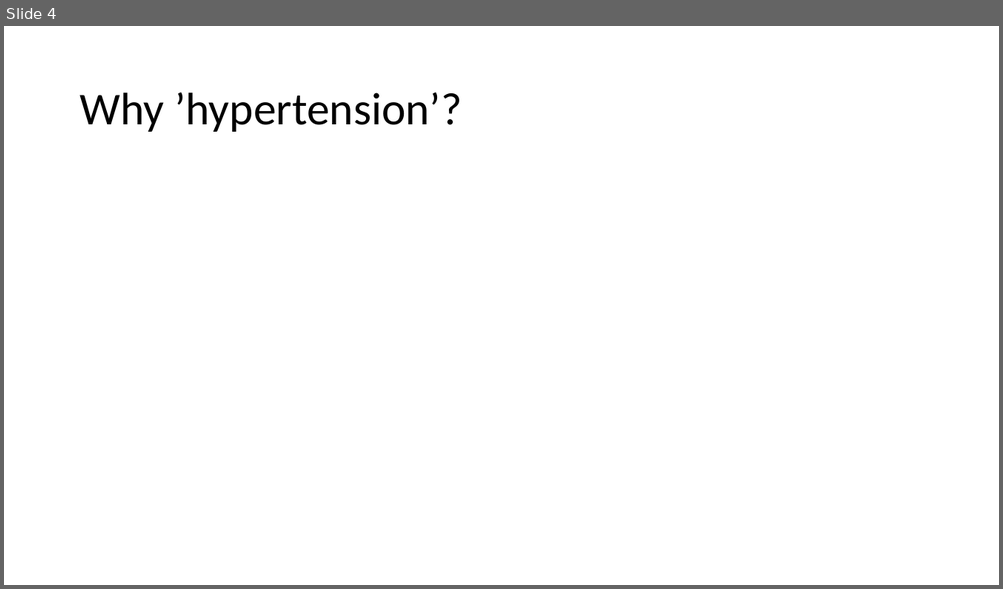
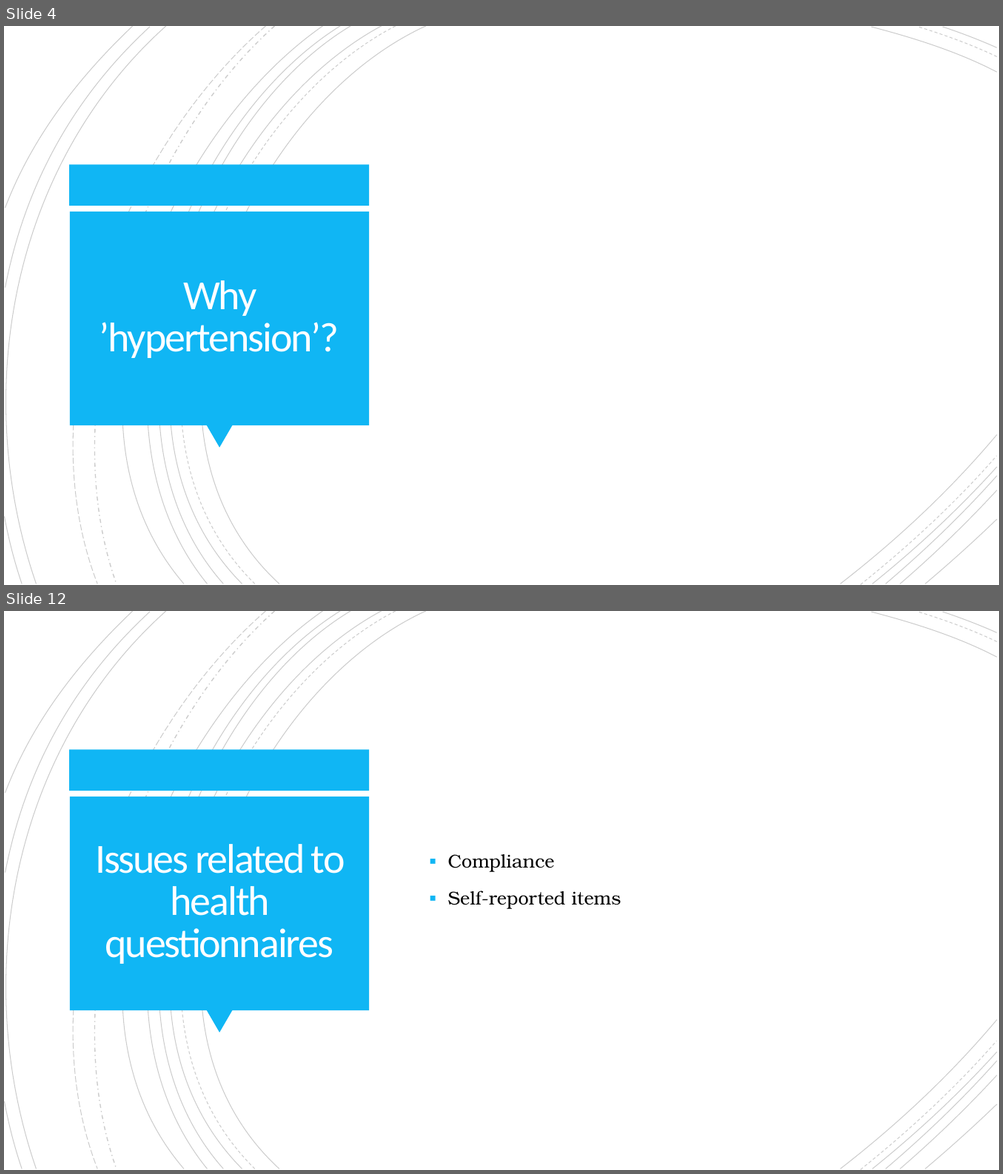
Before and after one commit to jleblond/NHANES_data_analytics, a slide deck: presentation.pptx. Shown one above the other, each under a label of ours: slide 4 before the commit, slides 4 and 12 after it; the slides between them are not shown. The pictures are 1003x589 and 1003x1174 pixels, drawn with LibreOffice and Linux fonts; fonts in the diff are those of the drawing. Boxes give left, top, right and bottom in pixels: in the first picture for what was removed or moved away, otherwise in the second. Text is boxed around its words. In the diff, an @@ line names an element or a change of style, - is before the commit and + after.

```diff
--- a/presentation.pptx
+++ b/presentation.pptx
@@ slide 12 added at bbox=[4, 611, 999, 1170], background #FFFFFF; not listed: 24 template elements that a slide beside it also shows @@
@@ title added at bbox=[95, 844, 345, 964], 40 pt, text #FFFEFF @@
+Issues related to health questionnaires
@@ text added at bbox=[448, 854, 621, 909], 18 pt, text #000000 @@
+▪ Compliance
+▪ Self-reported items
@@ slide 4 changed as well @@
@@ group added at bbox=[4, 26, 997, 585]: 21 freeform shapes @@
@@ rectangle added at bbox=[70, 165, 370, 206], fill #10B6F4 @@
@@ rectangle added at bbox=[70, 212, 369, 426], fill #10B6F4 @@
@@ title "Why ’hypertension’?": place and size @@
-title "Why ’hypertension’?" at bbox=[79, 93, 462, 132]
+title "Why ’hypertension’?" at bbox=[99, 281, 339, 358]
@@ title "Why ’hypertension’?" at bbox=[99, 281, 339, 358]: size 44 to 40 pt, text colour #000000 to #FFFEFF, letter spacing 0 to -1.5 pt; alignment left to centre; line spacing 0.9 to 0.85 @@
@@ triangle added at bbox=[206, 426, 233, 449], fill #10B6F4 @@
```
Also in this commit, not shown: 3 other slides changed, 9 other slides added, 1 slide removed, 5 other files.
